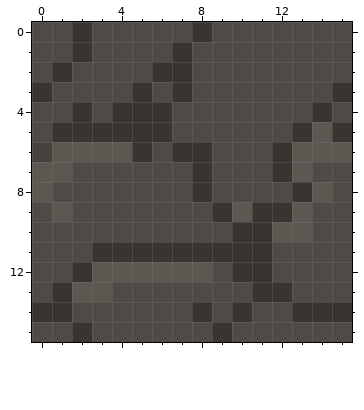
Pixel-art sprite, stored at Assets/Sprites/Tilemaps/CobbleGround/SmallBlox/RealCobbleGround 1.png. The picture above was drawn from the file before the commit.
The file is 16x16 pixels.
Now the later version:
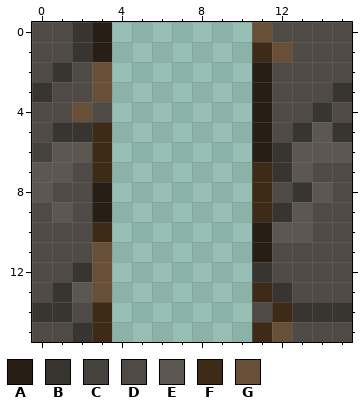
Palette (. is transparent): A #271e16  B #383531  C #45413d  D #4f4a45  E #5c5751  F #3d2a17  G #684f37
The edit:
{"y":0,"x":3,"old":"DDDDDBDDD","new":"A.......G"}
{"y":1,"x":3,"old":"DDDDBDDDDD","new":"A.......FG"}
{"y":2,"x":3,"old":"DDDBBDDDD","new":"G.......A"}
{"y":3,"x":3,"old":"DDBDBDDDD","new":"G.......A"}
{"y":4,"x":2,"old":"B","new":"G"}
{"y":4,"x":4,"old":"BBBDDDDD","new":".......A"}
{"y":5,"x":3,"old":"BBBBDDDDD","new":"F.......A"}
{"y":6,"x":3,"old":"EEBDBBDDD","new":"F.......A"}
{"y":7,"x":3,"old":"DDDDDBDDD","new":"F.......F"}
{"y":8,"x":3,"old":"DDDDDBDDD","new":"A.......F"}
{"y":9,"x":3,"old":"DDDDDDBEB","new":"A.......F"}
{"y":10,"x":3,"old":"DDDDDDDBB","new":"F.......A"}
{"y":11,"x":3,"old":"BBBBBBBBB","new":"G.......A"}
{"y":12,"x":3,"old":"EEEEEEDB","new":"G......."}
{"y":13,"x":3,"old":"EDDDDDDDB","new":"G.......F"}
{"y":14,"x":3,"old":"DDDDDBDB","new":"F......."}
{"y":14,"x":12,"old":"D","new":"F"}
{"y":15,"x":3,"old":"DDDDDDBDDD","new":"F.......FG"}
